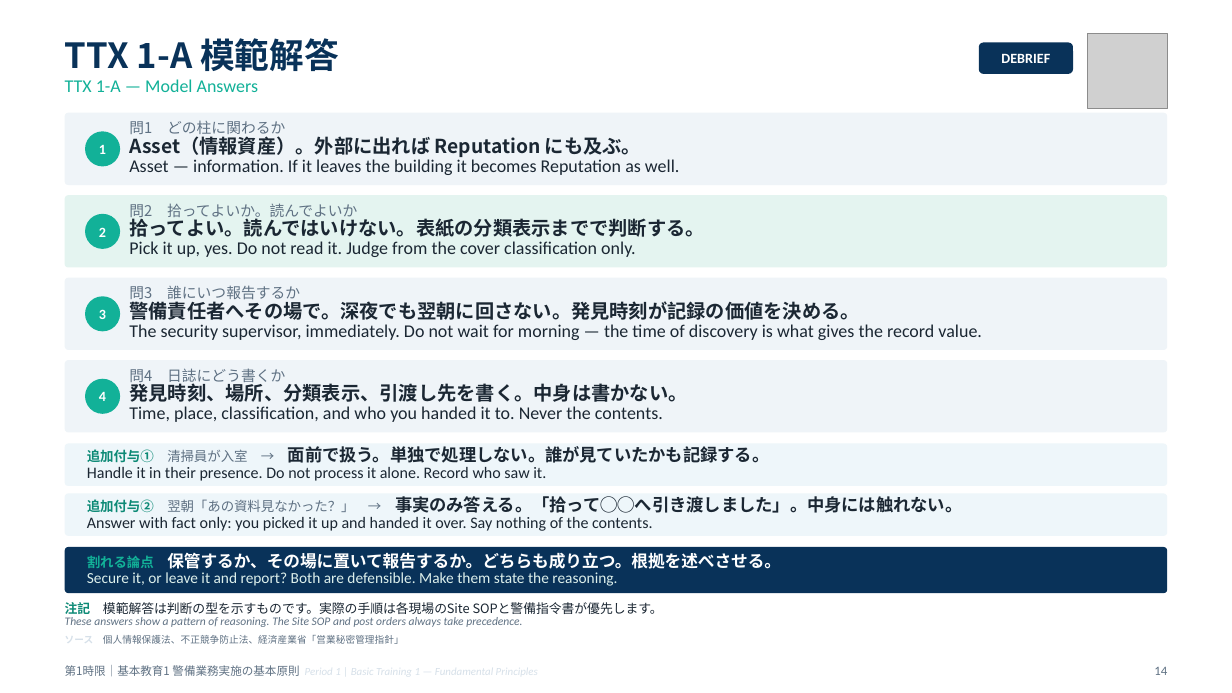
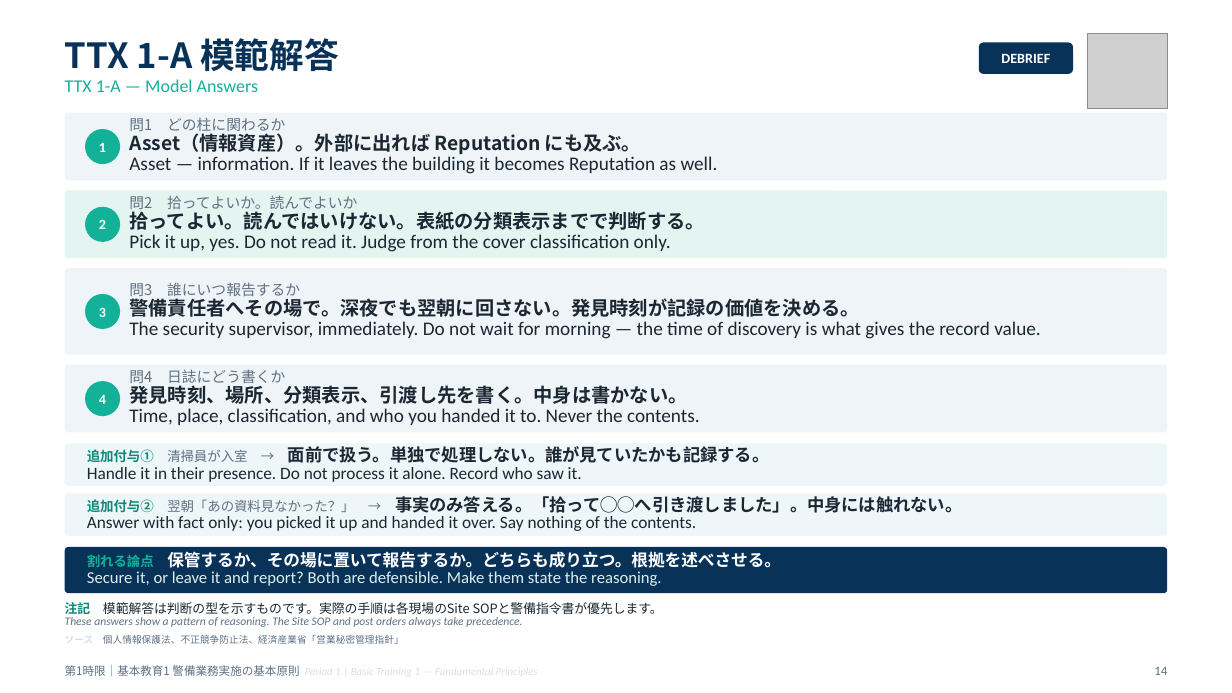
Before and after one commit to hrsmhiroshi-cpu/Training-, a slide deck: slide 14 of decks/01_1限_基本原則.pptx. Drawn at 1232x693 pixels with LibreOffice and Linux fonts; fonts in the diff are those of the drawing; grey boxes stand for pictures. Boxes give left, top, right and bottom in pixels: in the first picture for what was removed or moved away, otherwise in the second. Text is boxed around its words. In the diff, an @@ line names an element or a change of style, - is before the commit and + after.

```diff
--- a/decks/01_1限_基本原則.pptx
+++ b/decks/01_1限_基本原則.pptx
@@ rounded rectangle: place and size @@
-rounded rectangle at bbox=[65, 113, 1167, 185]
+rounded rectangle at bbox=[65, 113, 1167, 180]
@@ text at bbox=[129, 156, 718, 174]: size 14 to 15 pt in "Asset — information. If it leaves the ..." @@
@@ proportions changed in 4 elements at bbox=[65, 113, 1167, 180], bbox=[65, 365, 1167, 433], bbox=[65, 268, 1167, 354], bbox=[65, 190, 1167, 258] @@
@@ rounded rectangle: place and size @@
-rounded rectangle at bbox=[65, 195, 1167, 267]
+rounded rectangle at bbox=[65, 190, 1167, 258]
@@ text "2": place and size @@
-text "2" at bbox=[99, 227, 106, 237]
+text "2" at bbox=[99, 219, 106, 229]
@@ ellipse: place and size @@
-ellipse at bbox=[85, 213, 120, 249]
+ellipse at bbox=[85, 207, 120, 242]
@@ text at bbox=[129, 234, 671, 252]: size 14 to 15 pt in "Pick it up, yes. Do not read ..." @@
@@ rounded rectangle: place and size @@
-rounded rectangle at bbox=[65, 277, 1167, 349]
+rounded rectangle at bbox=[65, 268, 1167, 354]
@@ text at bbox=[129, 321, 1041, 339]: size 14 to 15 pt in "The security supervisor, immediately. Do not wait ..." @@
@@ rounded rectangle: place and size @@
-rounded rectangle at bbox=[65, 360, 1167, 433]
+rounded rectangle at bbox=[65, 365, 1167, 433]
@@ text at bbox=[129, 408, 700, 425]: size 14 to 15 pt in "Time, place, classification, and who you handed ..." @@
@@ text at bbox=[87, 467, 582, 482]: size 12.5 to 13.5 pt in "Handle it in their presence. Do not ..." @@
@@ text at bbox=[87, 516, 696, 531]: size 12.5 to 13.5 pt in "Answer with fact only: you picked it ..." @@
@@ text at bbox=[87, 571, 661, 586]: size 12 to 13 pt in "Secure it, or leave it and report? ..." @@
```
Also in this commit, not shown: 14 other slides changed, 17 other files.
